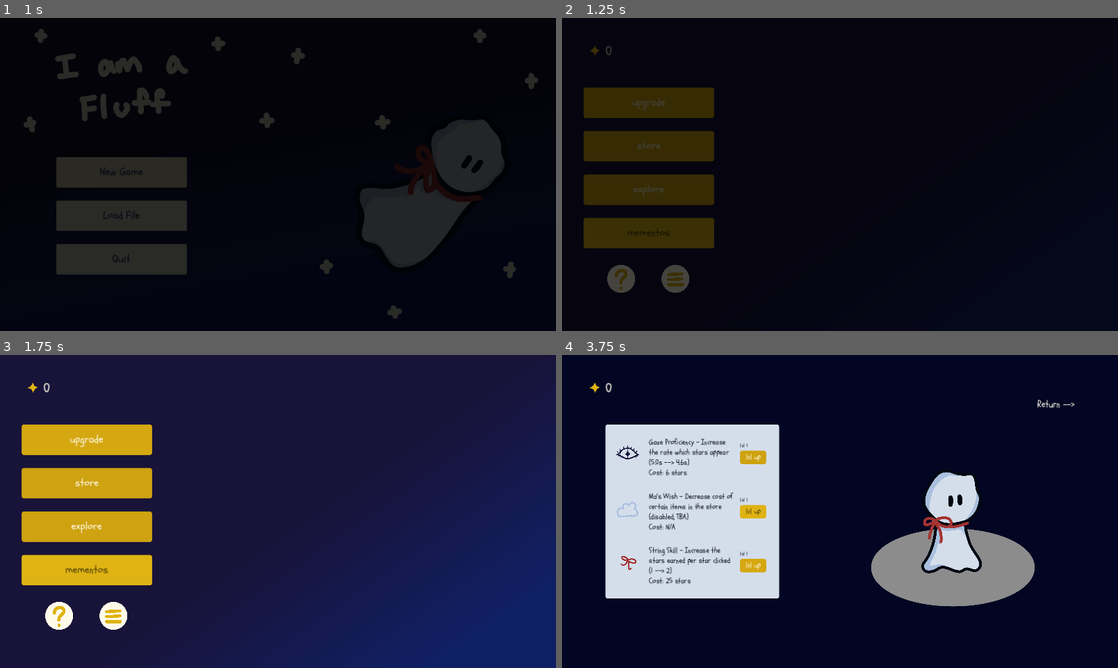
Above: before the commit, frames 1-4 (two rows, left to right).
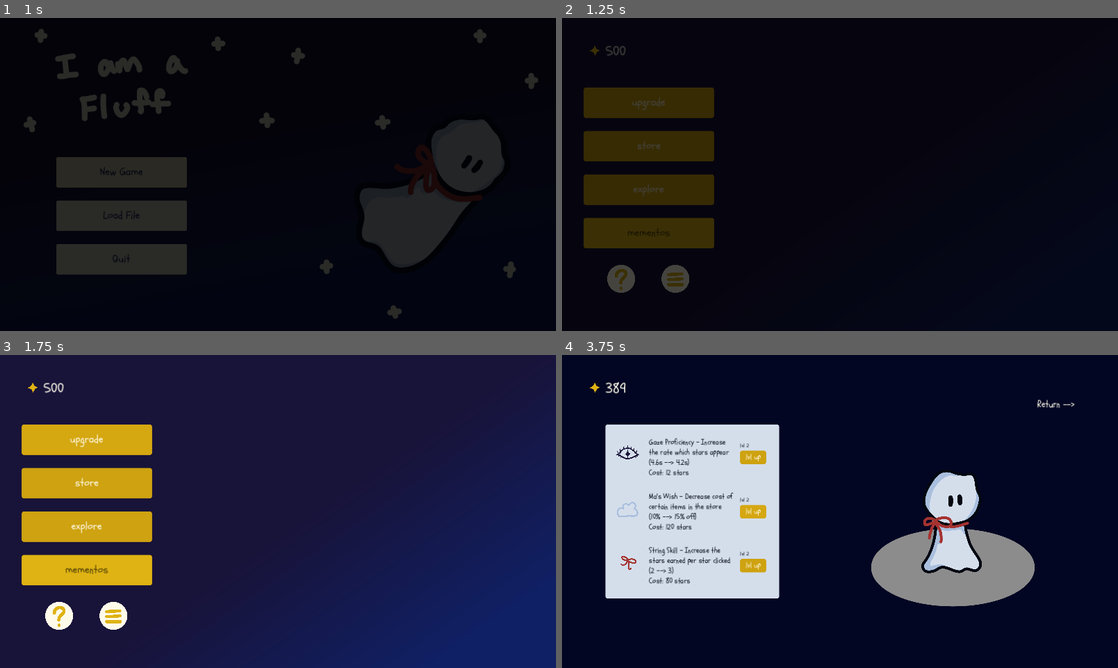
Above: after the commit, the same moments.

Repository: solicht88/I-am-a-Fluff
Game: Godot game, scene res://scenes/title/title_screen.tscn
The game is run twice, just before and just after one commit, with the same random seed, the same clock (stepped at 60 frames per second) and the same inputs.
Inputs:
- Up to frame 1 (1 s): click "New Game" at 0.5 s
- Up to frame 2 (1.25 s): no input
- Up to frame 3 (1.75 s): click "upgrade" at 1.25 s
- Up to frame 4 (3.75 s): click "lvl up" at 2 s; click "lvl up" at 2.75 s; click "lvl up" at 3.5 s

Frame 1 is identical in both runs. In frame 2, less than 0.1% of the frame differs, in the area x 7-12%, y 8-12%; in frame 3, less than 0.1%; in frame 4, 0.5%, in the area x 7-36%, y 8-74%.

Commit message:
added upgrade "Ma's Wish", cleaned up upg interface code, fixed exp_popup buttons cursor shape

Diff:
--- a/scenes/explore/exp_popup.tscn
+++ b/scenes/explore/exp_popup.tscn
@@ -56,6 +56,7 @@
 offset_top = 239.0
 offset_right = 215.0
 offset_bottom = 275.0
+mouse_default_cursor_shape = 2
 theme = ExtResource("2_cfswl")
 theme_override_font_sizes/font_size = 20
 disabled = true
@@ -68,6 +69,7 @@
 offset_top = 239.0
 offset_right = 420.0
 offset_bottom = 275.0
+mouse_default_cursor_shape = 2
 theme = ExtResource("2_cfswl")
 theme_override_font_sizes/font_size = 20
 text = "Cancel"
--- a/scenes/upgrade/upg_interface.tscn
+++ b/scenes/upgrade/upg_interface.tscn
@@ -116,7 +116,6 @@
 mouse_default_cursor_shape = 2
 theme = ExtResource("3_rvson")
 theme_override_font_sizes/font_size = 16
-disabled = true
 text = "lvl up"
 
 [node name="wish_label" type="Label" parent="."]
--- a/scripts/global/save.gd
+++ b/scripts/global/save.gd
@@ -6,12 +6,11 @@
 var star1 = preload("res://scenes/characters/star_1.tscn")
 
 var save_data: Dictionary = {
-	"counter": 0, # count number of stars
+	"counter": 500, # count number of stars
 	"stars": [], # keep track of spawned stars coordinates
 	"gaze_lvl": 1,
 	"wish_lvl": 1,
-	"string_lvl": 1,
-	"price_mult": 1,
+	"str_lvl": 1,
 	"inventory": {
 		"fuel": 0,
 		"compass": 0,
--- a/scripts/global/text_data.gd
+++ b/scripts/global/text_data.gd
@@ -10,22 +10,26 @@
 var gaze_upg = ["5.0s --> 4.6s", "4.6s --> 4.2s", "4.2s --> 3.8s", "3.8s --> 3.4s", "3.4s --> 3.0s", "3.0s"]
 var gaze_cost = [6, 12, 25, 50, 100, "N/A"]
 
+var wish_upg = ["0% --> 10% off", "10% --> 15% off", "10% --> 20% off", "20% off"]
+var wish_cost = [80, 120, 220, "N/A"]
+
 var str_upg = ["1 --> 2", "2 --> 3", "3 --> 4", "4 per click"]
-var str_cost = [25, 60, 150, "N/A"]
+var str_cost = [25, 80, 180, "N/A"]
 
 # store
 var item_cost = {
 	"fuel": 10,
 	"compass": 50,
 	"jelly": 15,
-	"flower": 200
+	"flower": 100,
+	"mem_1": 0
 }
 
 # format: [image, name, price, description]
 var item_data: Dictionary = {
-	"fuel": [fuel_img, "Fuel Stone", str(item_cost["fuel"]*Save.save_data.price_mult) + " Stars\n", "Keeps Puff warm during explorations through the Milky Way"],
-	"compass": [compass_img, "Compass", str(item_cost["compass"]*Save.save_data.price_mult) + " Stars\n", "Helps Puff to navigate where to go when exploring"],
-	"jelly": [jelly_img, "Orange Jelly", str(item_cost["jelly"]*Save.save_data.price_mult) + " Stars\n", "Puff's favorite snack! Keeps her from going hungry while exploring"],
+	"fuel": [fuel_img, "Fuel Stone", str(item_cost["fuel"]) + " Stars\n", "Keeps Puff warm during explorations through the Milky Way"],
+	"compass": [compass_img, "Compass", str(item_cost["compass"]) + " Stars\n", "Helps Puff to navigate where to go when exploring"],
+	"jelly": [jelly_img, "Orange Jelly", str(item_cost["jelly"]) + " Stars\n", "Puff's favorite snack! Keeps her from going hungry while exploring"],
 	"flower": [flower_img, "Moon Flower", str(item_cost["flower"]) + " Stars\n", "A peculiar flower. Hmm, Puff thinks Ma will like it!"]
 }
 
@@ -35,3 +39,10 @@
 	"jelly": 2,
 	"flower": 1
 }
+
+func update_data():
+	print(1 - (0.05 * (Save.save_data.wish_lvl - 1) + 0.05))
+	for key in item_cost:
+		item_cost[key] = round(item_cost[key] * (1 - (0.05 * (Save.save_data.wish_lvl - 1) + 0.05)))
+	for key in item_data:
+		item_data[key][2] = str(item_cost[key]) + " Stars\n"
--- a/scripts/store/shop_interface.gd
+++ b/scripts/store/shop_interface.gd
@@ -147,7 +147,7 @@
 	_buy_item(cur_item)
 
 func _buy_item(item: String):
-	var cost = TextData.item_cost[item]*save.price_mult
+	var cost = TextData.item_cost[item]
 	if cost <= save.counter:
 		save.inventory[item] += 1
 		save.counter -= cost
--- a/scripts/upgrade/upg_interface.gd
+++ b/scripts/upgrade/upg_interface.gd
@@ -2,6 +2,9 @@
 
 @onready var gaze_label := $gaze_label as Label
 @onready var gaze_lvl_txt := $gaze_lvl as Label
+
+@onready var wish_label := $wish_label as Label
+@onready var wish_lvl_txt := $wish_lvl as Label
 
 @onready var string_label := $string_label as Label
 @onready var string_lvl_txt := $string_lvl as Label
@@ -10,9 +13,6 @@
 
 var save = Save.save_data
 var upg = TextData
-
-var gaze_lvl = save.gaze_lvl
-var str_lvl = save.string_lvl
 
 # Called when the node enters the scene tree for the first time.
 func _ready():
@@ -30,6 +30,7 @@
 	'''
 
 	_update_gaze_text()
+	_update_wish_text()
 	_update_string_text()
 	counter_label.text = str(save.counter)
 
@@ -40,8 +41,6 @@
 
 
 func _on_exit_pressed():
-	Save.save_data.gaze_lvl = gaze_lvl
-	Save.save_data.string_lvl = str_lvl
 	'''
 	get_parent().add_child(Global.transition_node.instantiate())
 	var transition = $"../transition_animation/transition_player"
@@ -54,41 +53,57 @@
 	get_tree().change_scene_to_file("res://scenes/main/main.tscn")
 
 
+func _update_gaze_text():
+	gaze_label.text = "Gaze Proficiency - Increase the rate which stars appear
+	({upgr})
+	Cost: {cost} stars".format({"upgr": upg.gaze_upg[save.gaze_lvl - 1], "cost": upg.gaze_cost[save.gaze_lvl - 1]})
+	gaze_lvl_txt.text = "lvl " + str(save.gaze_lvl)
+
+	if save.gaze_lvl == 6:
+			$gaze_btn.disabled = true
+
 func _on_gaze_btn_pressed():
-	if save.counter >= upg.gaze_cost[gaze_lvl - 1]:
-		save.counter -= upg.gaze_cost[gaze_lvl - 1]
-		gaze_lvl += 1
+	if save.counter >= upg.gaze_cost[save.gaze_lvl - 1]:
+		save.counter -= upg.gaze_cost[save.gaze_lvl - 1]
+		save.gaze_lvl += 1
 
 		_update_gaze_text()
 		counter_label.text = str(save.counter)
 
 
-		if gaze_lvl == 6:
-			$gaze_btn.disabled = true
+func _update_wish_text():
+	wish_label.text = "Ma's Wish - Decrease cost of certain items in the store
+	({upgr})
+	Cost: {cost} stars".format({"upgr": upg.wish_upg[save.wish_lvl - 1], "cost": upg.wish_cost[save.wish_lvl - 1]})
+	wish_lvl_txt.text = "lvl " + str(save.wish_lvl)
 
-func _update_gaze_text():
-	gaze_label.text = "Gaze Proficiency - Increase the rate which stars appear
-	({upgr})
-	Cost: {cost} stars".format({"upgr": upg.gaze_upg[gaze_lvl - 1], "cost": upg.gaze_cost[gaze_lvl - 1]})
-	gaze_lvl_txt.text = "lvl " + str(gaze_lvl)
+	if save.wish_lvl == 4:
+		$wish_btn.disabled = true
 
 func _on_wish_btn_pressed():
-	pass # Replace with function body.
+	if save.counter >= upg.wish_cost[save.wish_lvl - 1]:
+		save.counter -= upg.wish_cost[save.wish_lvl - 1]
+		save.wish_lvl += 1
 
+	_update_wish_text()
+	counter_label.text = str(save.counter)
 
-func _on_string_btn_pressed():
-	if save.counter >= upg.str_cost[str_lvl - 1]:
-		save.counter -= upg.str_cost[str_lvl - 1]
-		str_lvl += 1
+	TextData.update_data()
 
-		_update_string_text()
-		counter_label.text = str(save.counter)
-
-		if str_lvl == 4:
-			$string_btn.disabled = true
 
 func _update_string_text():
 	string_label.text = "String Skill - Increase the stars earned per star clicked
 	({upgr})
-	Cost: {cost} stars".format({"upgr": upg.str_upg[str_lvl - 1], "cost": upg.str_cost[str_lvl - 1]})
-	string_lvl_txt.text = "lvl " + str(str_lvl)
+	Cost: {cost} stars".format({"upgr": upg.str_upg[save.str_lvl - 1], "cost": upg.str_cost[save.str_lvl - 1]})
+	string_lvl_txt.text = "lvl " + str(save.str_lvl)
+
+	if save.str_lvl == 4:
+			$string_btn.disabled = true
+
+func _on_string_btn_pressed():
+	if save.counter >= upg.str_cost[save.str_lvl - 1]:
+		save.counter -= upg.str_cost[save.str_lvl - 1]
+		save.str_lvl += 1
+
+		_update_string_text()
+		counter_label.text = str(save.counter)
